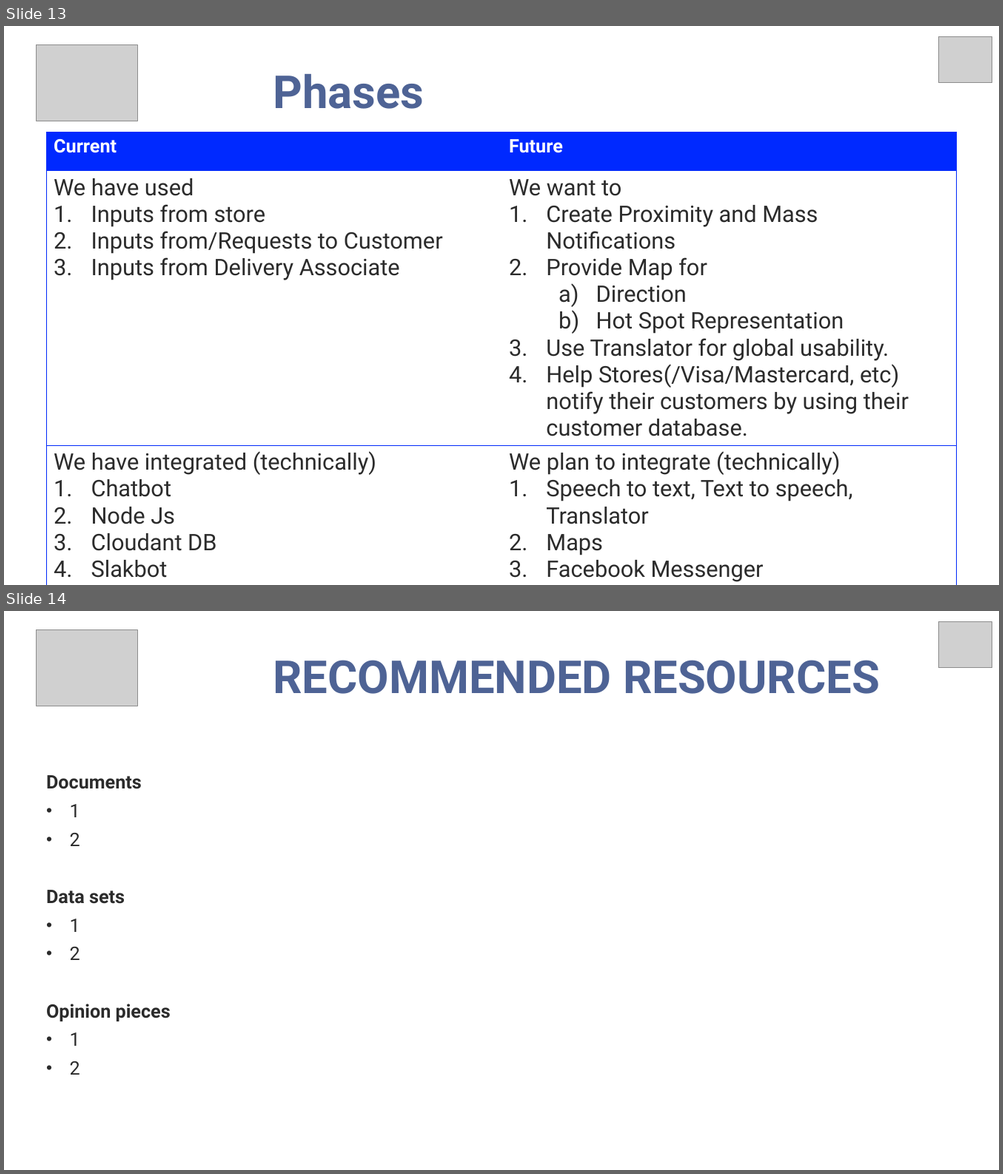
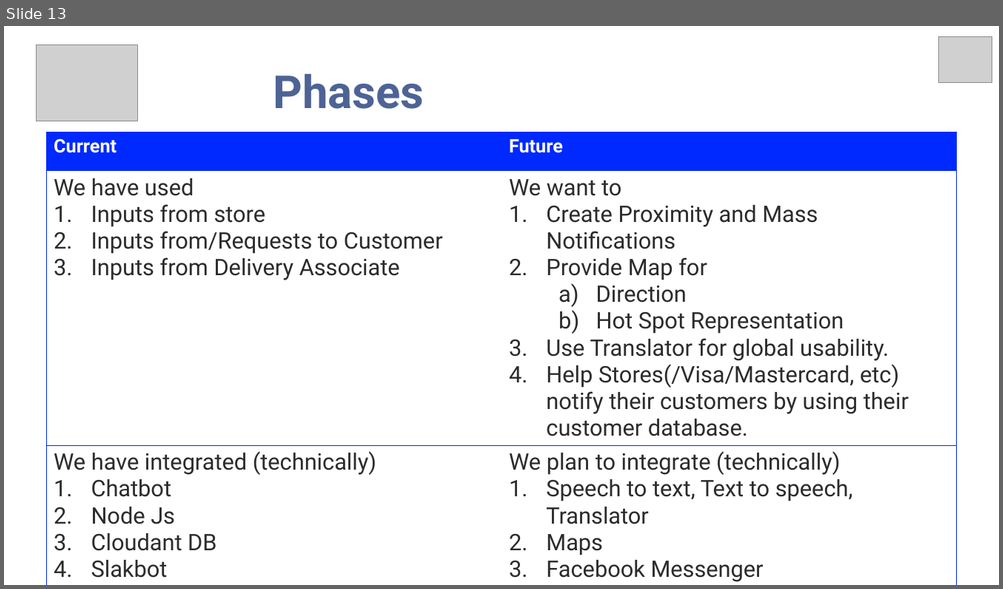
Before and after one commit to patror-pstech/cOptimism-Call4Code2020-COVID19, a slide deck: docs/Call for Code 2020 COVID-19_cOptimism.pptx. Shown one above the other, each under a label of ours: slides 13 and 14 before the commit, slide 13 after it. The pictures are 1003x1174 and 1003x589 pixels, drawn with LibreOffice and Linux fonts; fonts in the diff are those of the drawing; grey boxes stand for pictures. Boxes give left, top, right and bottom in pixels: in the first picture for what was removed or moved away, otherwise in the second. Text is boxed around its words. In the diff, an @@ line names an element or a change of style, - is before the commit and + after.

```diff
--- a/docs/Call for Code 2020 COVID-19_cOptimism.pptx
+++ b/docs/Call for Code 2020 COVID-19_cOptimism.pptx
@@ slide 14 removed at bbox=[4, 611, 999, 1170], background #FFFFFF @@
@@ picture removed at bbox=[36, 630, 137, 706] @@
@@ picture removed at bbox=[938, 622, 992, 668] @@
@@ title removed at bbox=[273, 660, 879, 694] @@
-RECOMMENDED RESOURCES
@@ text removed at bbox=[46, 775, 170, 1075] @@
-Documents
-• 1
-• 2
-Data sets
-• 1
-• 2
-Opinion pieces
-• 1
-• 2
```
Also in this commit, not shown: 1 slide changed, 1 other file.
